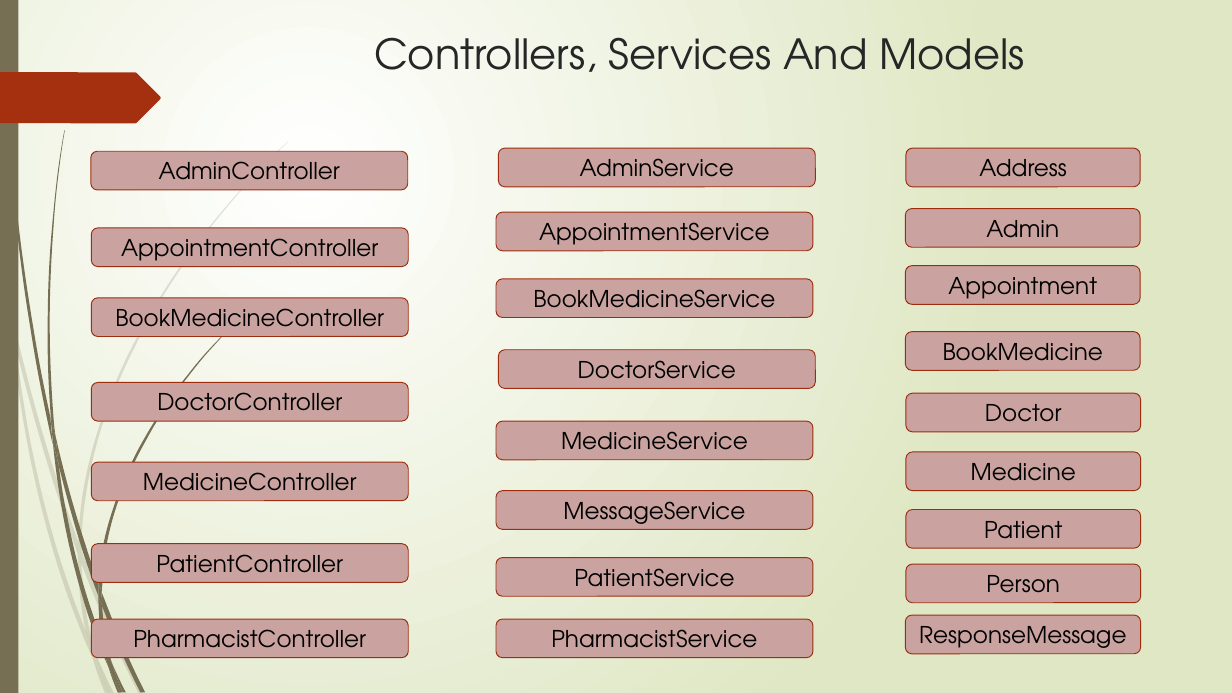
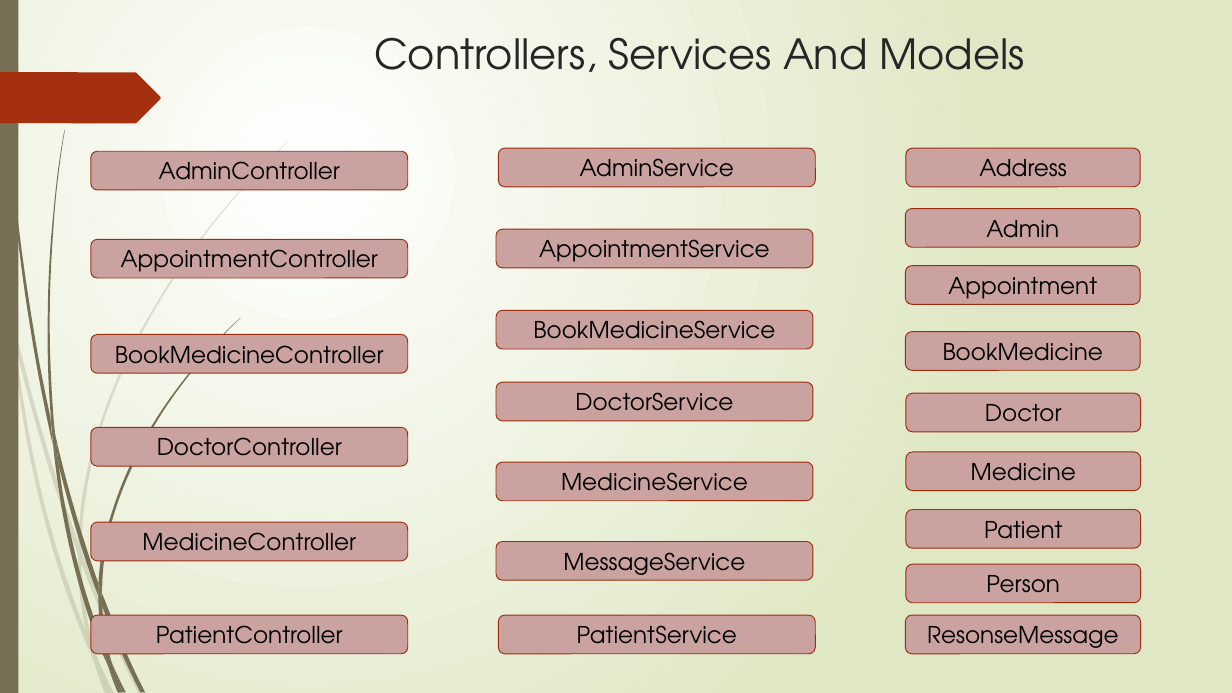
Before and after one commit to Alok0587/QURE, a slide deck: slide 12 of presentation/QURE PPT.pptx. Drawn at 1232x693 pixels with LibreOffice and Linux fonts; fonts in the diff are those of the drawing. Boxes give left, top, right and bottom in pixels: in the first picture for what was removed or moved away, otherwise in the second. Text is boxed around its words. In the diff, an @@ line names an element or a change of style, - is before the commit and + after.

Commit message:
presentation

```diff
--- a/presentation/QURE PPT.pptx
+++ b/presentation/QURE PPT.pptx
@@ rounded rectangle "AppointmentController": place and size @@
-rounded rectangle "AppointmentController" at (91, 228, 409, 267)
+rounded rectangle "AppointmentController" at (91, 239, 408, 278)
@@ rounded rectangle "AppointmentService": place and size @@
-rounded rectangle "AppointmentService" at (496, 213, 813, 251)
+rounded rectangle "AppointmentService" at (496, 229, 813, 268)
@@ rounded rectangle "BookMedicineService": place and size @@
-rounded rectangle "BookMedicineService" at (496, 279, 813, 318)
+rounded rectangle "BookMedicineService" at (496, 311, 813, 349)
@@ rounded rectangle "BookMedicineController": place and size @@
-rounded rectangle "BookMedicineController" at (91, 298, 409, 336)
+rounded rectangle "BookMedicineController" at (91, 335, 408, 373)
@@ rounded rectangle "DoctorService": place and size @@
-rounded rectangle "DoctorService" at (498, 350, 815, 389)
+rounded rectangle "DoctorService" at (496, 383, 813, 421)
@@ rounded rectangle "DoctorController": place and size @@
-rounded rectangle "DoctorController" at (91, 383, 409, 421)
+rounded rectangle "DoctorController" at (91, 428, 408, 467)
@@ rounded rectangle "MedicineService": place and size @@
-rounded rectangle "MedicineService" at (496, 421, 813, 460)
+rounded rectangle "MedicineService" at (496, 462, 813, 501)
@@ rounded rectangle "MedicineController": place and size @@
-rounded rectangle "MedicineController" at (91, 462, 409, 501)
+rounded rectangle "MedicineController" at (91, 522, 408, 561)
@@ rounded rectangle "MessageService": place and size @@
-rounded rectangle "MessageService" at (496, 491, 813, 530)
+rounded rectangle "MessageService" at (496, 542, 813, 580)
@@ rounded rectangle "PatientController": place and size @@
-rounded rectangle "PatientController" at (91, 543, 409, 582)
+rounded rectangle "PatientController" at (91, 616, 408, 654)
@@ rounded rectangle removed at (91, 619, 409, 658) @@
-PharmacistController
@@ rounded rectangle removed at (496, 619, 813, 658) @@
-PharmacistService
@@ rounded rectangle "PatientService": place and size @@
-rounded rectangle "PatientService" at (496, 557, 813, 596)
+rounded rectangle "PatientService" at (498, 616, 815, 654)
@@ text in rounded rectangle at (927, 626, 1119, 655): text changed @@
-ResponseMessage
+ResonseMessage
```
Also in this commit, not shown: 2 other slides changed.
